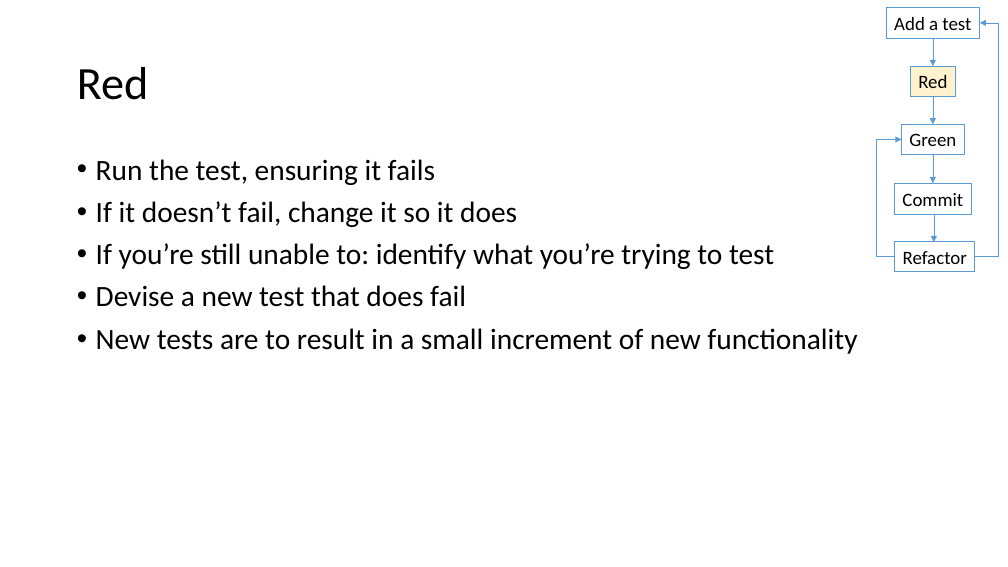
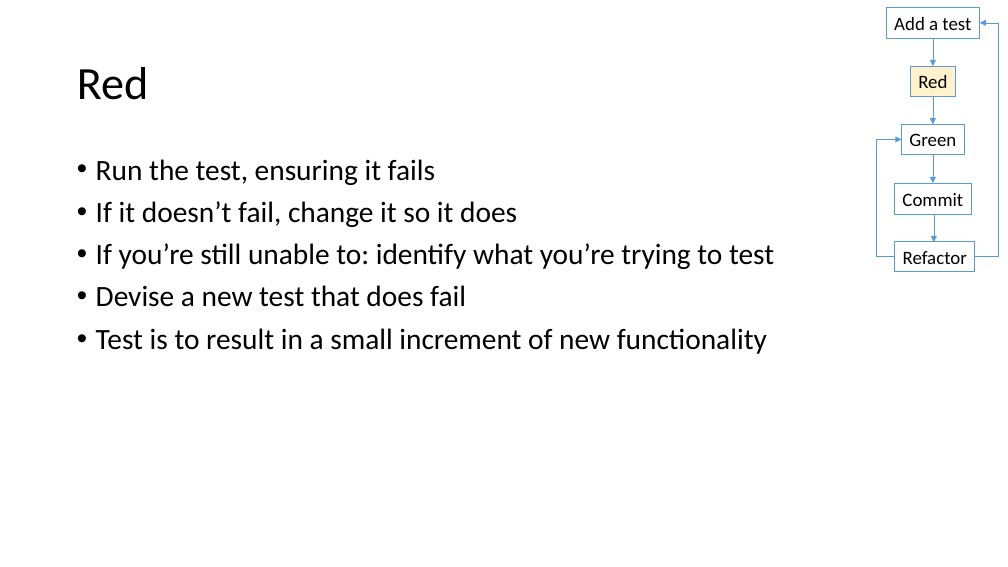
Before and after one commit to LlanddewiLovesYou/TDD_Darts, a slide deck: slide 18 of curriculum.pptx (slide 16 before the commit). Drawn at 1008x567 pixels with LibreOffice and Linux fonts; fonts in the diff are those of the drawing. Boxes give left, top, right and bottom in pixels: in the first picture for what was removed or moved away, otherwise in the second. Text is boxed around its words. In the diff, an @@ line names an element or a change of style, - is before the commit and + after.

```diff
--- a/curriculum.pptx
+++ b/curriculum.pptx
@@ text at [96, 328, 767, 354]: text changed @@
-• New tests are to result in a small increment of new functionality
+• Test is to result in a small increment of new functionality
```
Also in this commit, not shown: 10 other slides changed, 12 slides added.
